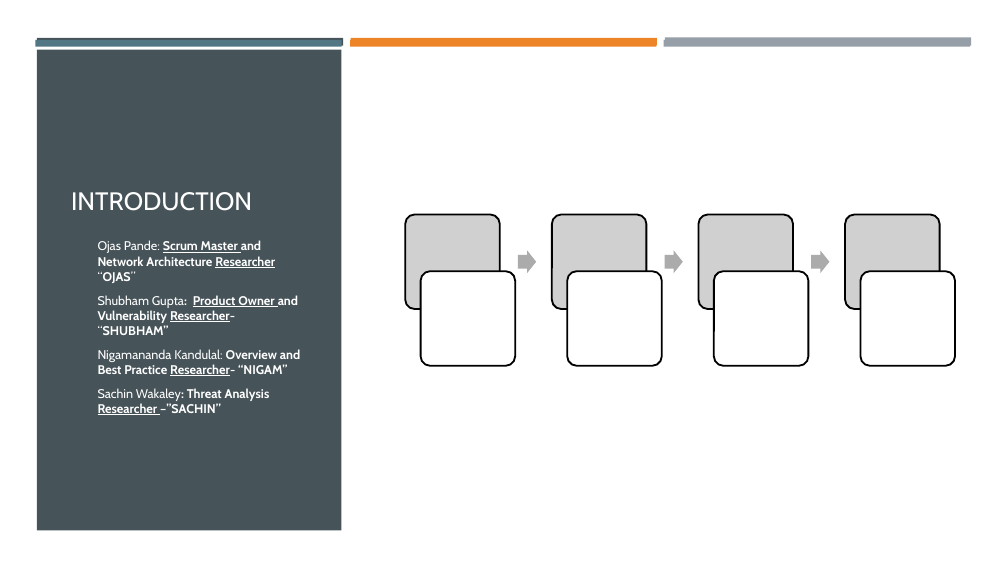
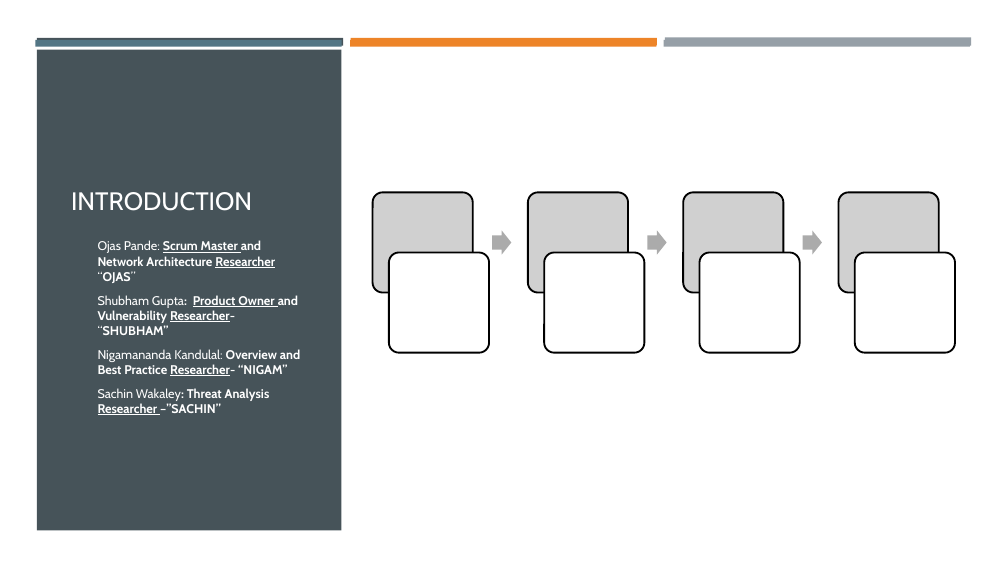
Before and after one commit to opandey1/Group6-Cloud-Network-Assessment, a slide deck: slide 3 of presentation/Cloud Network Security Threat Analysis.pptx. Drawn at 1008x567 pixels with LibreOffice and Linux fonts; fonts in the diff are those of the drawing; grey boxes stand for pictures. Boxes give left, top, right and bottom in pixels: in the first picture for what was removed or moved away, otherwise in the second. Text is boxed around its words. In the diff, an @@ line names an element or a change of style, - is before the commit and + after.

```diff
--- a/presentation/Cloud Network Security Threat Analysis.pptx
+++ b/presentation/Cloud Network Security Threat Analysis.pptx
@@ picture: place and size @@
-picture at box(405, 215, 500, 309)
+picture at box(373, 193, 473, 293)
@@ picture: place and size @@
-picture at box(552, 215, 647, 309)
+picture at box(528, 193, 628, 293)
@@ picture: place and size @@
-picture at box(699, 215, 793, 309)
+picture at box(684, 193, 784, 293)
@@ picture: place and size @@
-picture at box(845, 215, 940, 309)
+picture at box(839, 193, 939, 293)
@@ right arrow: place and size @@
-right arrow at box(518, 250, 536, 273)
+right arrow at box(492, 231, 512, 255)
@@ right arrow: place and size @@
-right arrow at box(665, 250, 683, 273)
+right arrow at box(647, 231, 667, 255)
@@ right arrow: place and size @@
-right arrow at box(811, 250, 830, 273)
+right arrow at box(803, 231, 823, 255)
@@ rounded rectangle: place and size @@
-rounded rectangle at box(420, 271, 515, 366)
+rounded rectangle at box(389, 253, 489, 353)
@@ rounded rectangle: place and size @@
-rounded rectangle at box(567, 271, 662, 366)
+rounded rectangle at box(544, 253, 645, 353)
@@ rounded rectangle: place and size @@
-rounded rectangle at box(714, 271, 808, 366)
+rounded rectangle at box(699, 253, 800, 353)
@@ rounded rectangle: place and size @@
-rounded rectangle at box(861, 271, 955, 366)
+rounded rectangle at box(855, 253, 956, 353)
```
Also in this commit, not shown: 2 other slides changed, 2 slides added.
